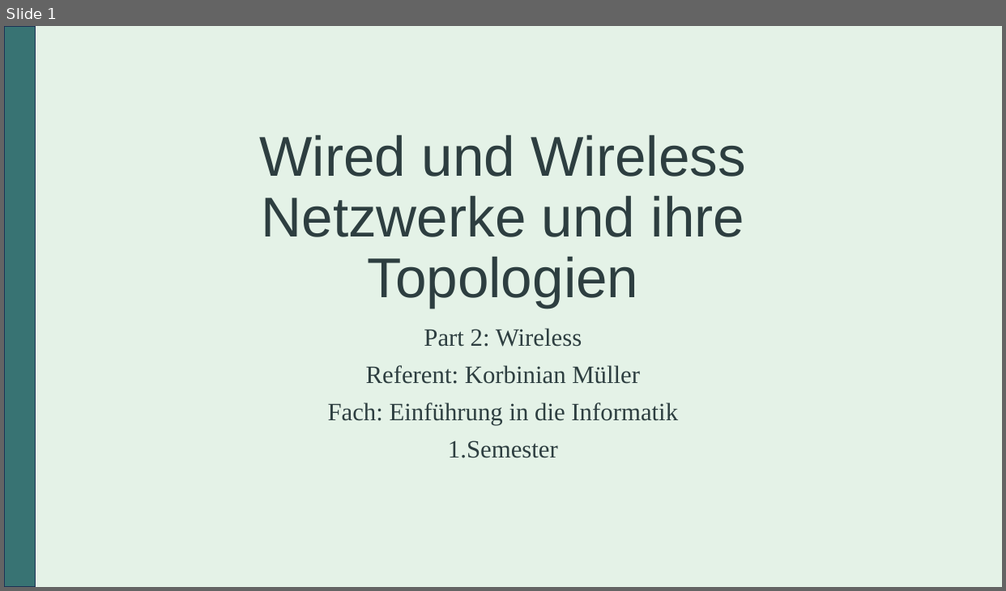
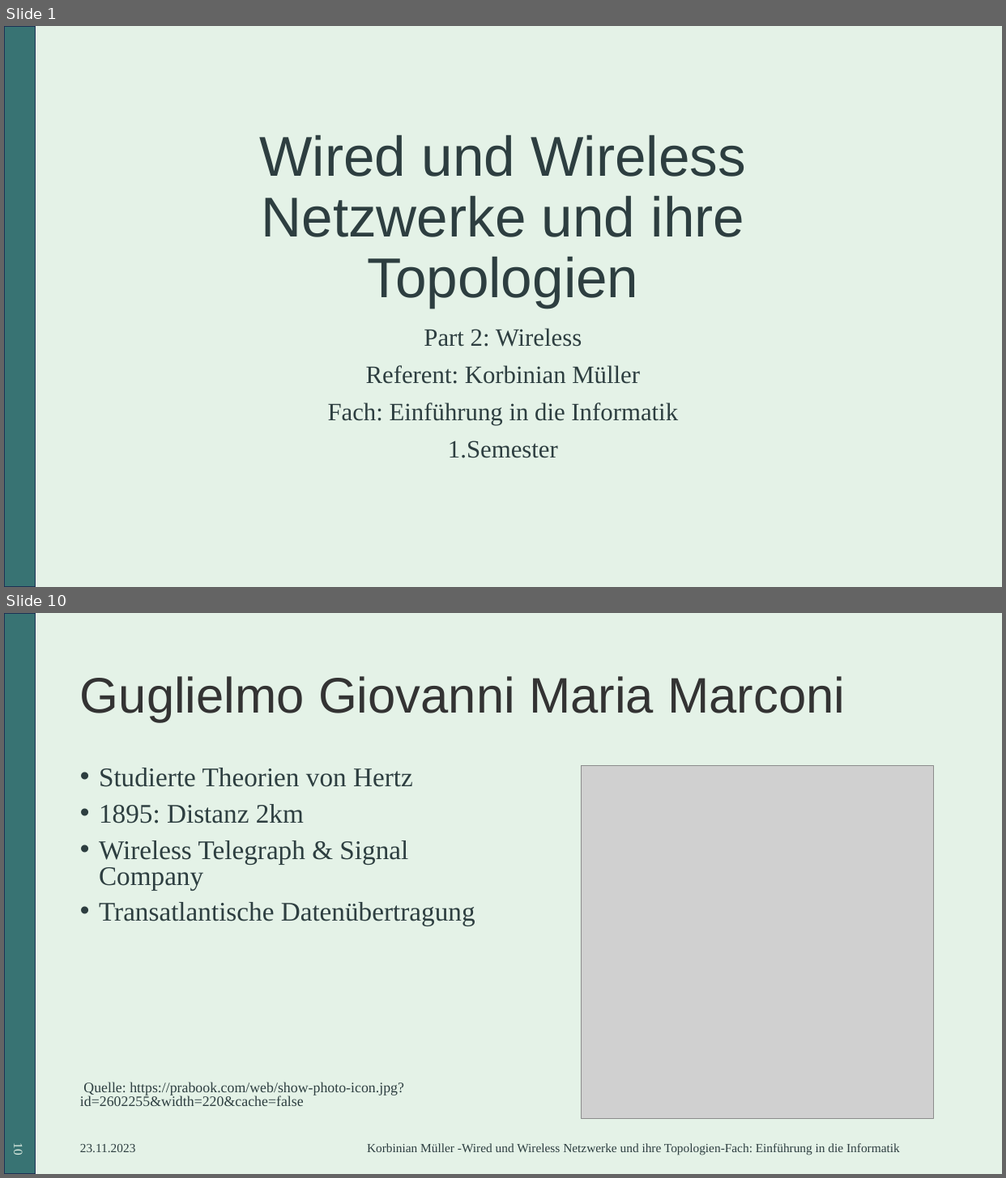
Before and after one commit to SpaRaw/IU_Unterlagen, a slide deck: 1_Semester/Einführung_in_die_Informatik(DSEI)/IU_Präsentation_DSEI.pptx. Shown one above the other, each under a label of ours: slide 1 before the commit, slides 1 and 10 after it; the slides between them are not shown. The pictures are 1006x591 and 1006x1178 pixels, drawn with LibreOffice and Linux fonts; fonts in the diff are those of the drawing; grey boxes stand for pictures. Boxes give left, top, right and bottom in pixels: in the first picture for what was removed or moved away, otherwise in the second. Text is boxed around its words. In the diff, an @@ line names an element or a change of style, - is before the commit and + after.

```diff
--- a/1_Semester/Einführung_in_die_Informatik(DSEI)/IU_Präsentation_DSEI.pptx
+++ b/1_Semester/Einführung_in_die_Informatik(DSEI)/IU_Präsentation_DSEI.pptx
@@ slide 10 added at <box>4,613,1002,1174</box>, background #E4F2E7; not listed: 1 template element that a slide beside it also shows @@
@@ title added at <box>80,676,845,722</box>, 48 pt, text #333333 @@
+Guglielmo Giovanni Maria Marconi
@@ text added at <box>80,768,475,1106</box>, 25.9 pt, text #2D3E40 @@
+• Studierte Theorien von Hertz
+• 1895: Distanz 2km
+• Wireless Telegraph & Signal Company
+• Transatlantische Datenübertragung
+Quelle: https://prabook.com/web/show-photo-icon.jpg?id=2602255&width=220&cache=false
@@ picture added at <box>582,766,934,1119</box> @@
@@ page number added at <box>11,1144,25,1155</box>, 12 pt, text #E4F2E7 @@
+10
@@ text added at <box>80,1144,136,1152</box>, 12 pt, text #2D3E40 @@
+23.11.2023
@@ text added at <box>367,1144,900,1156</box>, 12 pt, text #2D3E40 @@
+Korbinian Müller -Wired und Wireless Netzwerke und ihre Topologien-Fach: Einführung in die Informatik
```
Also in this commit, not shown: 2 slides changed, 11 other slides added, 5 other files.
